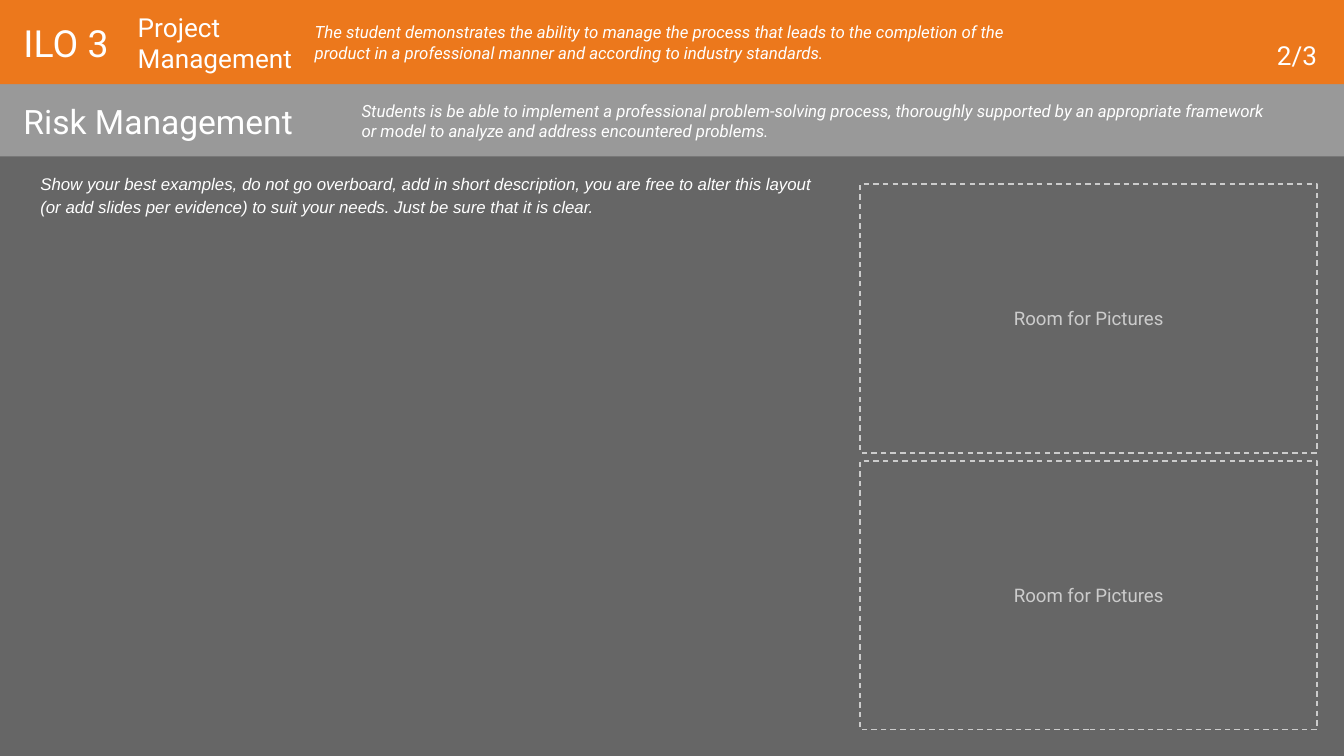
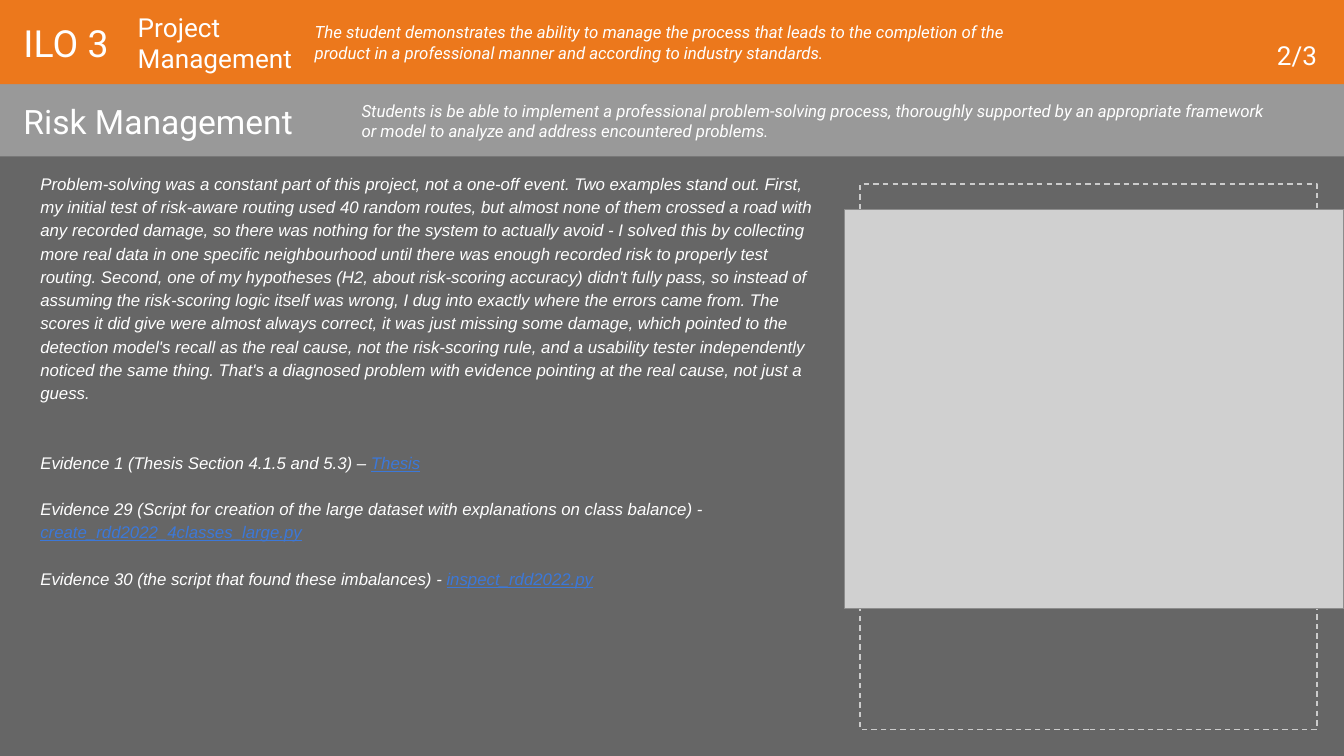
Before and after one commit to VladislavStoimenov235030/Vladislav_Stoimenov_Graduation_Project_25_26, a slide deck: slide 64 of thesis/evidencing/2026-27 Learning Log Graduation Project.pptx (slide 61 before the commit). Drawn at 1344x756 pixels with LibreOffice and Linux fonts; fonts in the diff are those of the drawing; grey boxes stand for pictures. Boxes give left, top, right and bottom in pixels: in the first picture for what was removed or moved away, otherwise in the second. Text is boxed around its words. In the diff, an @@ line names an element or a change of style, - is before the commit and + after.

```diff
--- a/thesis/evidencing/2026-27 Learning Log Graduation Project.pptx
+++ b/thesis/evidencing/2026-27 Learning Log Graduation Project.pptx
@@ text at (x1=40, y1=178, x2=812, y2=589): text changed @@
-Show your best examples, do not go overboard, add in short description, you are free to alter this layout (or add slides per evidence) to suit your needs. Just be sure that it is clear.
+Problem-solving was a constant part of this project, not a one-off event. Two examples stand out. First, my initial test of risk-aware routing used 40 random routes, but almost none of them crossed a road with any recorded damage, so there was nothing for the system to actually avoid - I solved this by collecting more real data in one specific neighbourhood until there was enough recorded risk to properly test routing. Second, one of my hypotheses (H2, about risk-scoring accuracy) didn't fully pass, so instead of assuming the risk-scoring logic itself was wrong, I dug into exactly where the errors came from. The scores it did give were almost always correct, it was just missing some damage, which pointed to the detection model's recall as the real cause, not the risk-scoring rule, and a usability tester independently noticed the same thing. That's a diagnosed problem with evidence pointing at the real cause, not just a guess.
+Evidence 1 (Thesis Section 4.1.5 and 5.3) – Thesis
+Evidence 29 (Script for creation of the large dataset with explanations on class balance) - create_rdd2022_4classes_large.py
+Evidence 30 (the script that found these imbalances) - inspect_rdd2022.py
@@ picture added at (x1=845, y1=210, x2=1344, y2=609) @@
@@ text in rectangle at (x1=1014, y1=311, x2=1163, y2=325): text removed @@
-Room for Pictures
```
Also in this commit, not shown: 16 other slides changed, 3 slides added.
